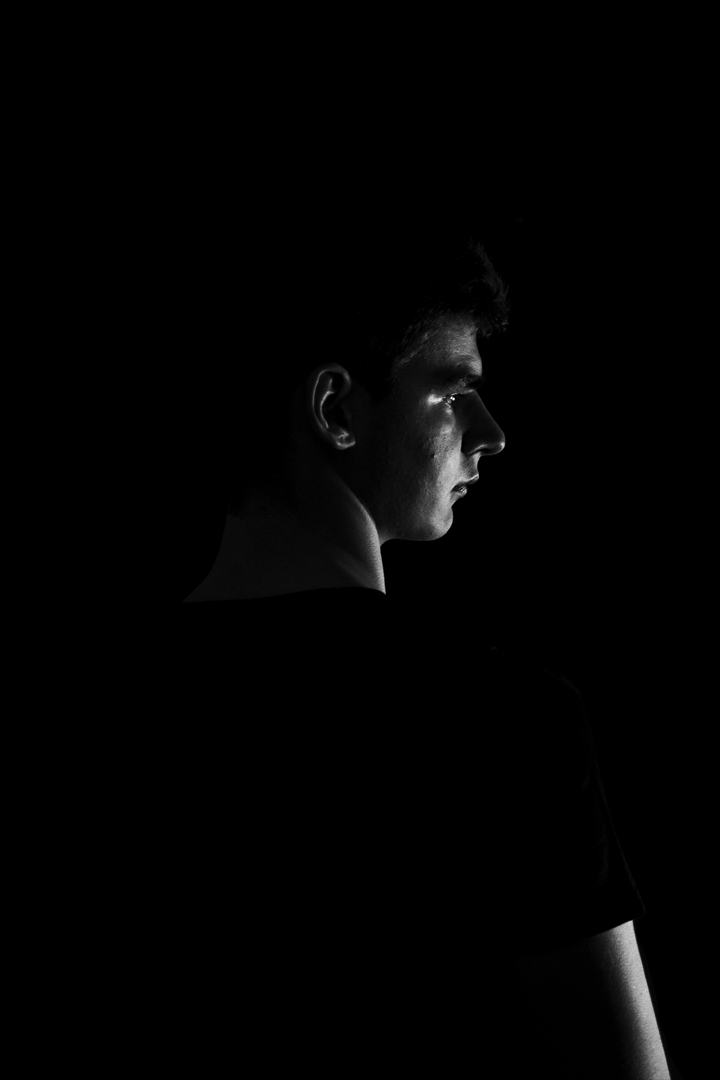
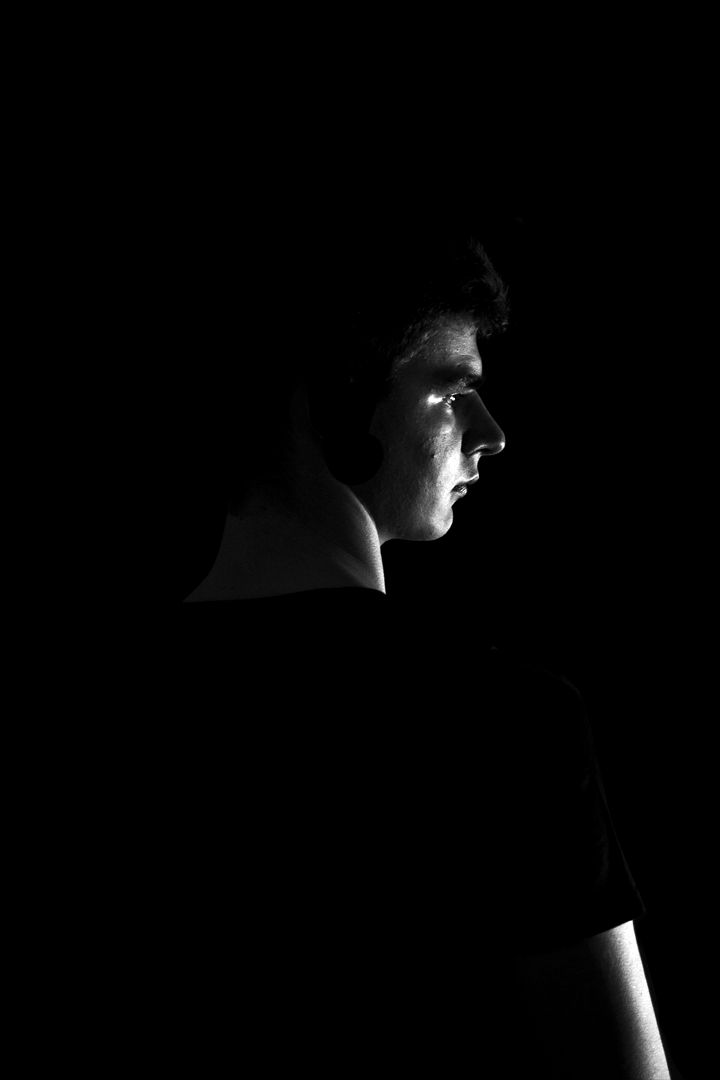
The second 720px x 1080px image is a revision of the first. Changes to its layers:
painted on "Calque 1" over [298, 312, 386, 487]
